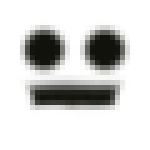
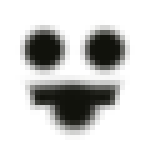
Before/after of a 150×150 layered artwork. What changed in the layer stack:
added layer "Ohh" above "anon" over left=45, top=80, right=105, bottom=140
hid "anon" over left=45, top=80, right=105, bottom=115
